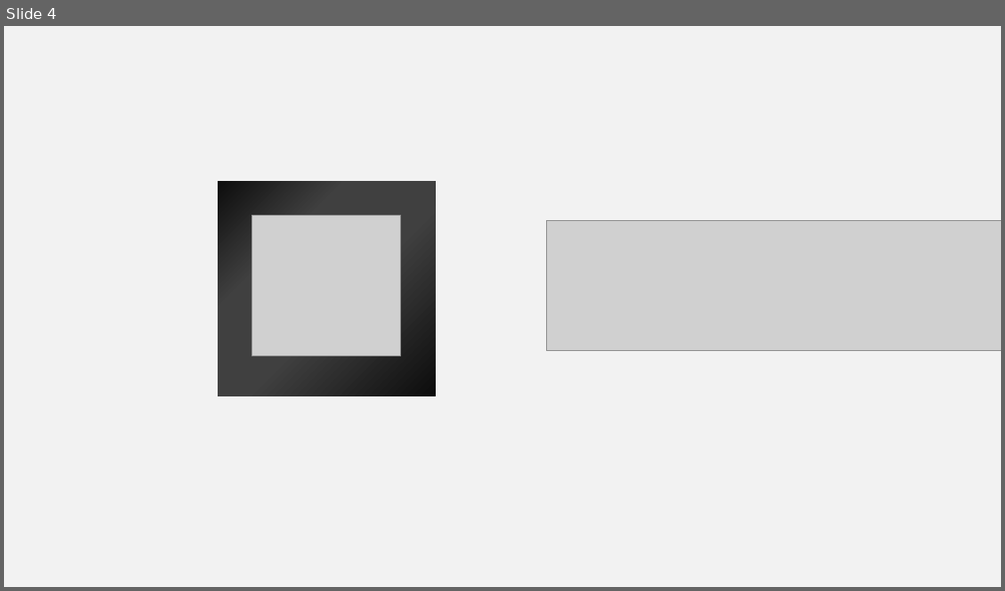
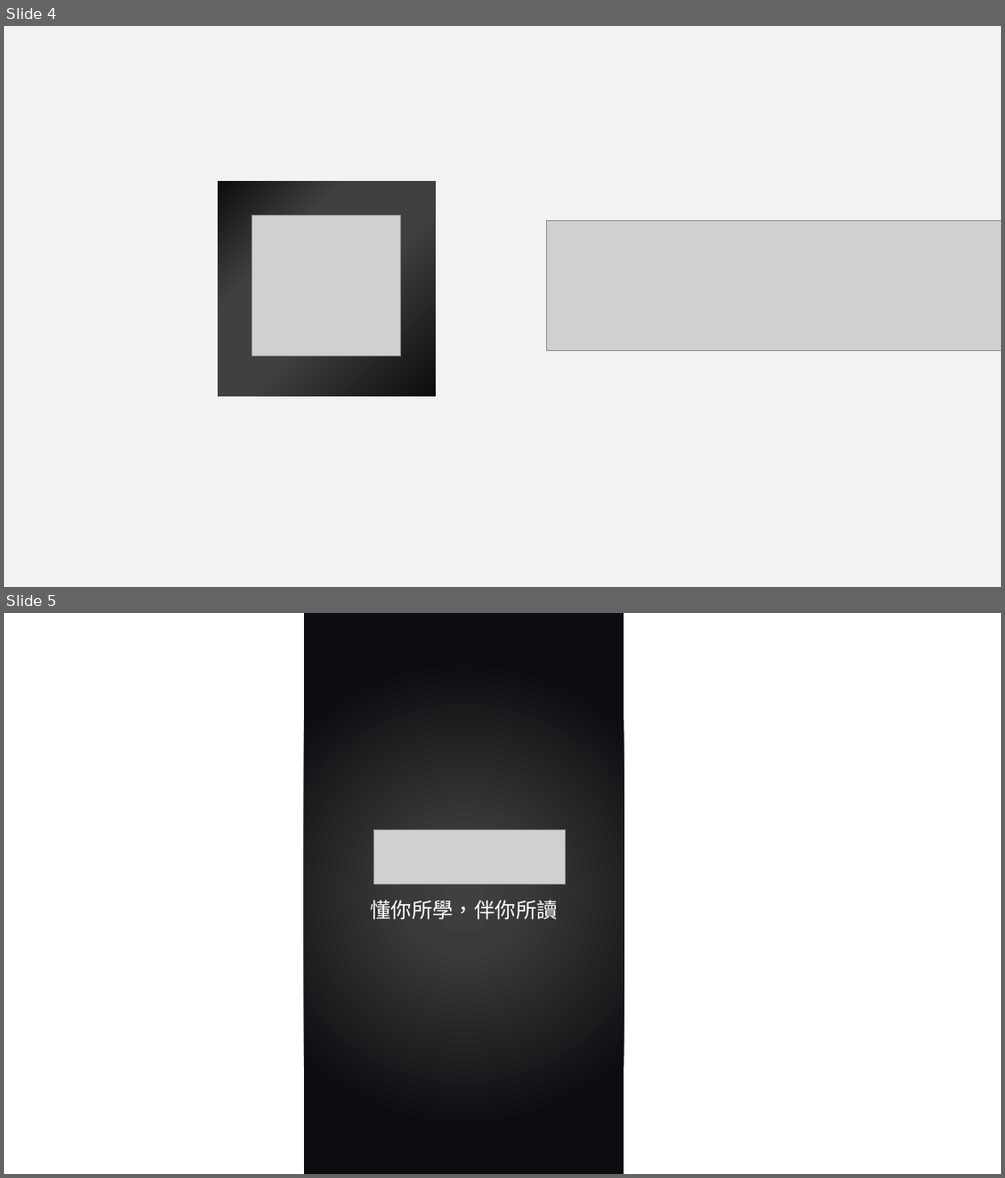
Before and after one commit to CongJie-Pan/AREQA, a slide deck: docs/icon_picture/icon/areqa_logo_design.pptx. Shown one above the other, each under a label of ours: slide 4 before the commit, slides 4 and 5 after it. The pictures are 1005x591 and 1005x1178 pixels, drawn with LibreOffice and Linux fonts; fonts in the diff are those of the drawing; grey boxes stand for pictures. Boxes give left, top, right and bottom in pixels: in the first picture for what was removed or moved away, otherwise in the second. Text is boxed around its words. In the diff, an @@ line names an element or a change of style, - is before the commit and + after.

```diff
--- a/docs/icon_picture/icon/areqa_logo_design.pptx
+++ b/docs/icon_picture/icon/areqa_logo_design.pptx
@@ slide 5 added at bbox=[4, 613, 1001, 1174], background #FFFFFF @@
@@ rectangle added at bbox=[304, 613, 624, 1174], fill gradient #404040 to #3A3A3A to #0E0C11 @@
@@ picture added at bbox=[374, 830, 566, 884] @@
@@ text added at bbox=[370, 900, 557, 919], 20 pt, text #FFFFFF @@
+懂你所學，伴你所讀
```
Also in this commit, not shown: 1 other file.
